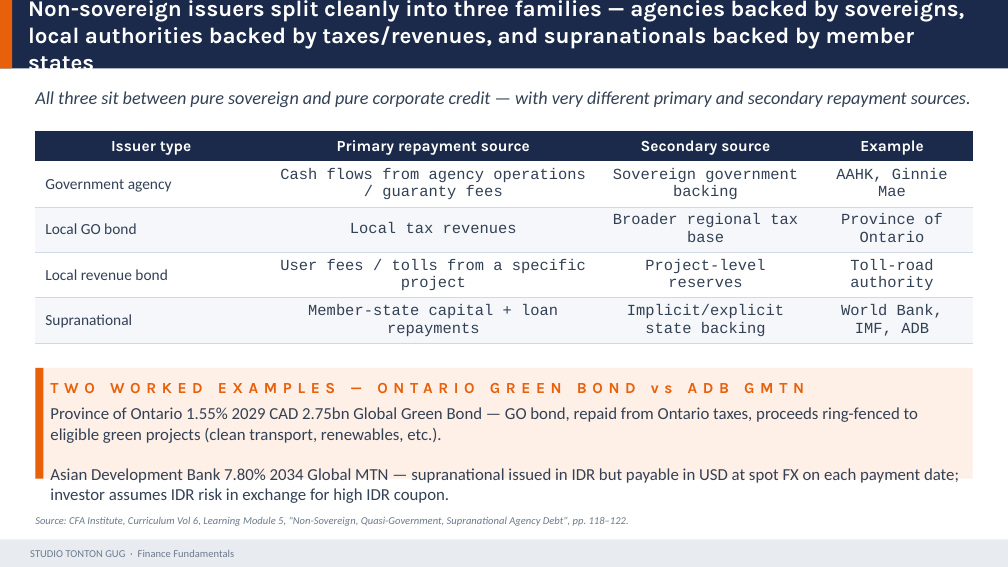
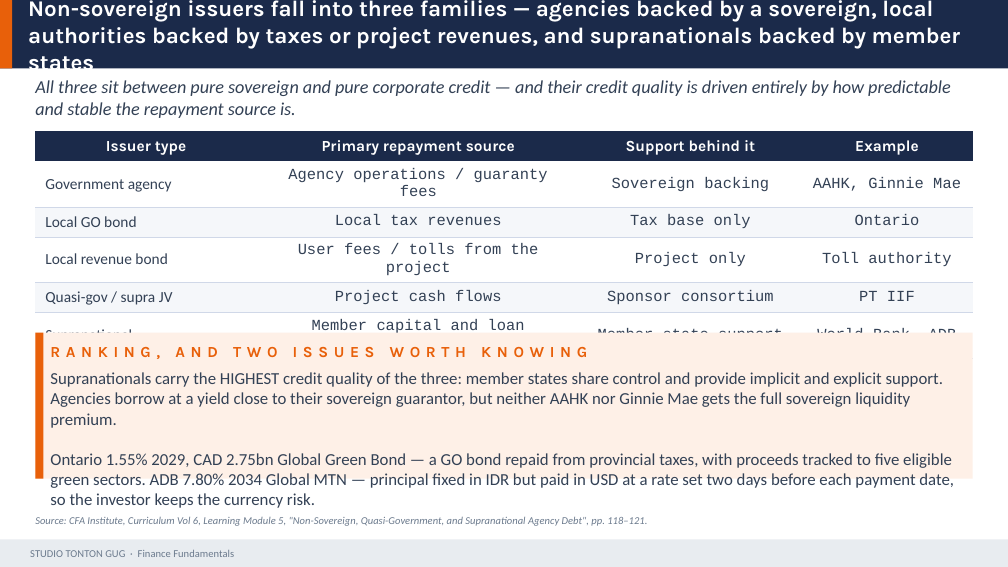
Before and after one commit to Gug4ever/Tonton_Gug_Studio, a slide deck: slide 35 of assets/finance/D13_FI_I_Instruments_Markets.pptx. Drawn at 1008x567 pixels with LibreOffice and Linux fonts; fonts in the diff are those of the drawing. Boxes give left, top, right and bottom in pixels: in the first picture for what was removed or moved away, otherwise in the second. Text is boxed around its words. In the diff, an @@ line names an element or a change of style, - is before the commit and + after.

```diff
--- a/assets/finance/D13_FI_I_Instruments_Markets.pptx
+++ b/assets/finance/D13_FI_I_Instruments_Markets.pptx
@@ text at [28,0,961,76]: text changed @@
-Non-sovereign issuers split cleanly into three families — agencies backed by sovereigns, local authorities backed by taxes/revenues, and supranationals backed by member states
+Non-sovereign issuers fall into three families — agencies backed by a sovereign, local authorities backed by taxes or project revenues, and supranationals backed by member states
@@ text at [35,80,951,118]: text changed @@
-All three sit between pure sovereign and pure corporate credit — with very different primary and secondary repayment sources.
+All three sit between pure sovereign and pure corporate credit — and their credit quality is driven entirely by how predictable and stable the repayment source is.
@@ table at [35,131,973,356] @@
-row 1: Issuer type | Primary repayment source | Secondary source | Example
-row 2: Government agency | Cash flows from agency operations / guaranty fees | Sovereign government backing | AAHK, Ginnie Mae
-row 3: Local GO bond | Local tax revenues | Broader regional tax base | Province of Ontario
-row 4: Local revenue bond | User fees / tolls from a specific project | Project-level reserves | Toll-road authority
-row 5: Supranational | Member-state capital + loan repayments | Implicit/explicit state backing | World Bank, IMF, ADB
+row 1: Issuer type | Primary repayment source | Support behind it | Example
+row 2: Government agency | Agency operations / guaranty fees | Sovereign backing | AAHK, Ginnie Mae
+row 3: Local GO bond | Local tax revenues | Tax base only | Ontario
+row 4: Local revenue bond | User fees / tolls from the project | Project only | Toll authority
+row 5: Quasi-gov / supra JV | Project cash flows | Sponsor consortium | PT IIF
+row 6: Supranational | Member capital and loan repayments | Member-state support | World Bank, ADB
@@ rectangle: place and size @@
-rectangle at [35,368,973,479]
+rectangle at [35,333,973,479]
@@ rectangle: place and size @@
-rectangle at [35,368,43,479]
+rectangle at [35,333,43,479]
@@ text at [50,347,587,359]: text changed @@
-TWO WORKED EXAMPLES — ONTARIO GREEN BOND vs ADB GMTN
+RANKING, AND TWO ISSUES WORTH KNOWING
@@ text at [50,372,954,508]: text changed @@
-Province of Ontario 1.55% 2029 CAD 2.75bn Global Green Bond — GO bond, repaid from Ontario taxes, proceeds ring-fenced to eligible green projects (clean transport, renewables, etc.).
-Asian Development Bank 7.80% 2034 Global MTN — supranational issued in IDR but payable in USD at spot FX on each payment date; investor assumes IDR risk in exchange for high IDR coupon.
+Supranationals carry the HIGHEST credit quality of the three: member states share control and provide implicit and explicit support. Agencies borrow at a yield close to their sovereign guarantor, but neither AAHK nor Ginnie Mae gets the full sovereign liquidity premium.
+Ontario 1.55% 2029, CAD 2.75bn Global Green Bond — a GO bond repaid from provincial taxes, with proceeds tracked to five eligible green sectors. ADB 7.80% 2034 Global MTN — principal fixed in IDR but paid in USD at a rate set two days before each payment date, so the investor keeps the currency risk.
@@ text at [35,517,647,526]: text changed @@
-Source: CFA Institute, Curriculum Vol 6, Learning Module 5, "Non-Sovereign, Quasi-Government, Supranational Agency Debt", pp. 118–122.
+Source: CFA Institute, Curriculum Vol 6, Learning Module 5, "Non-Sovereign, Quasi-Government, and Supranational Agency Debt", pp. 118–121.
```
Also in this commit, not shown: 28 other slides changed, 9 other files.
